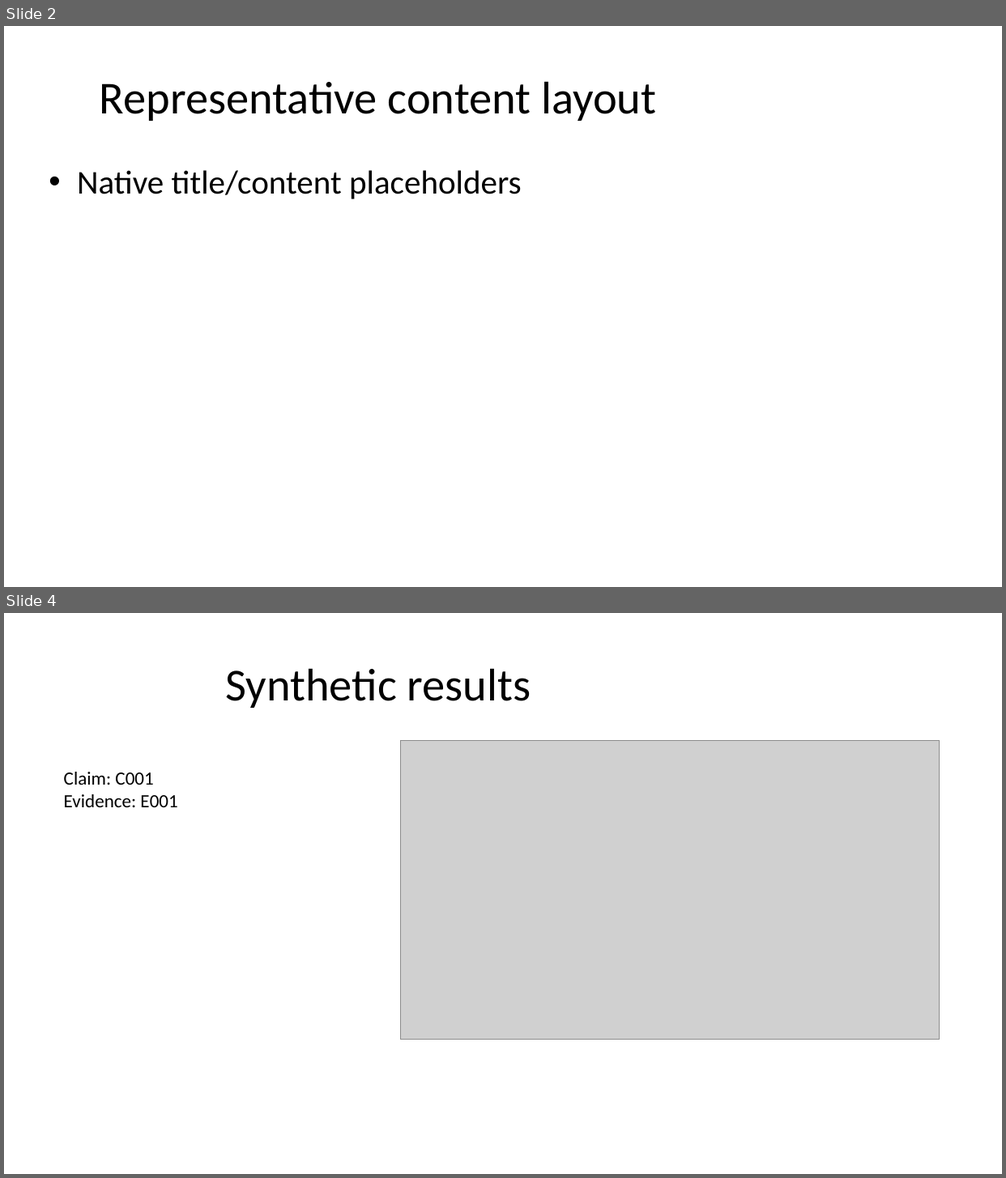
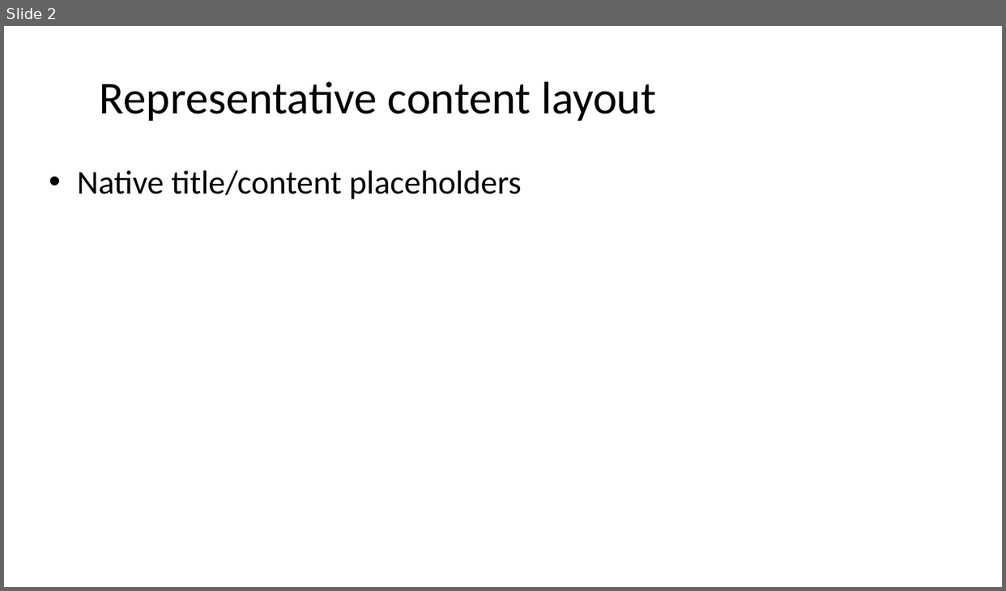
Before and after one commit to Gary0915/AI-Research-SKILLs, a slide deck: thesis-deck-system/artifacts/phase1/master_revised_build.pptx. Shown one above the other, each under a label of ours: slides 2 and 4 before the commit, slide 2 after it; the slides between them are not shown. The pictures are 1006x1178 and 1006x591 pixels, drawn with LibreOffice and Linux fonts; fonts in the diff are those of the drawing; grey boxes stand for pictures. Boxes give left, top, right and bottom in pixels: in the first picture for what was removed or moved away, otherwise in the second. Text is boxed around its words. In the diff, an @@ line names an element or a change of style, - is before the commit and + after.

```diff
--- a/thesis-deck-system/artifacts/phase1/master_revised_build.pptx
+++ b/thesis-deck-system/artifacts/phase1/master_revised_build.pptx
@@ slide 4 removed at (x1=4, y1=613, x2=1002, y2=1174), background #FFFFFF @@
@@ title removed at (x1=225, y1=668, x2=531, y2=708) @@
-Synthetic results
@@ picture removed at (x1=401, y1=740, x2=940, y2=1040) @@
@@ text removed at (x1=64, y1=772, x2=177, y2=807) @@
-Claim: C001
-Evidence: E001
```
Also in this commit, not shown: 2 slides added, 1 other slide removed, 48 other files.
